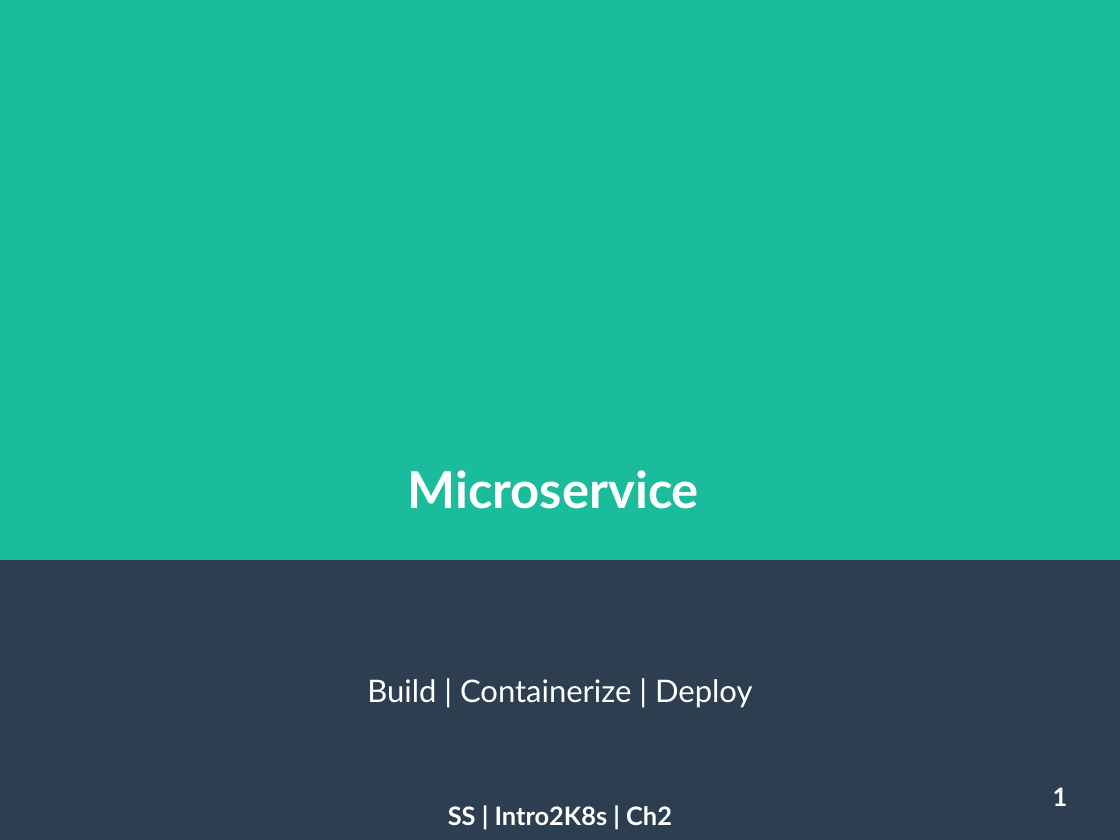
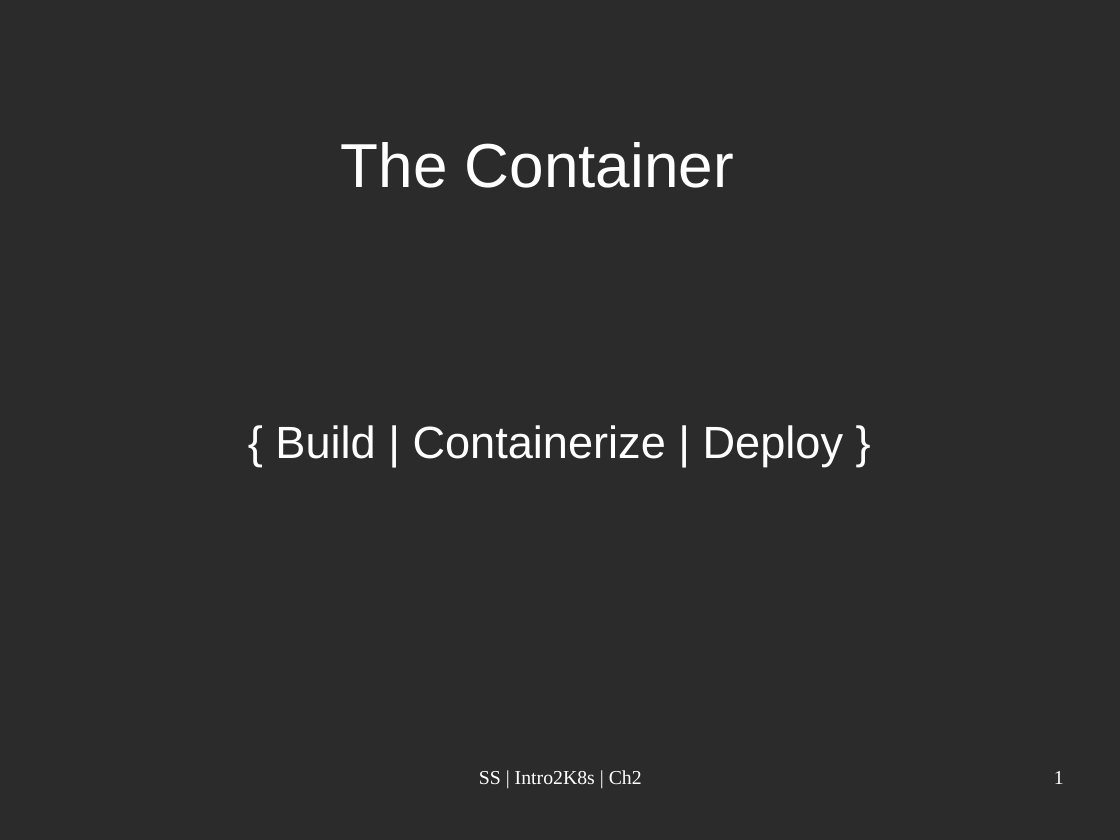
Before and after one commit to sufisalman/intro2k8s, a slide deck: slide 1 of chapter2/concepts/concepts2.odp. Drawn at 1120x840 pixels with LibreOffice and Linux fonts; fonts in the diff are those of the drawing; background and template pictures are left out; a plain dark background stands for a picture behind light text. Boxes give left, top, right and bottom in pixels: in the first picture for what was removed or moved away, otherwise in the second. Text is boxed around its words. In the diff, an @@ line names an element or a change of style, - is before the commit and + after.

```diff
--- a/chapter2/concepts/concepts2.odp
+++ b/chapter2/concepts/concepts2.odp
@@ background #2C3E50 to picture (left out) @@
@@ rectangle removed at <box>0,0,1120,560</box> @@
@@ title added at <box>341,142,734,188</box>, 44 pt, text #FFFFFF @@
+The Container
@@ subtitle at <box>275,425,844,466</box>: text changed; size 22 to 32 pt; font Lato to Arial @@
-Build | Containerize | Deploy
+{ Build | Containerize | Deploy }
@@ title removed at <box>408,470,700,509</box> @@
-Microservice
@@ text "SS | Intro2K8s | Ch2": place and size @@
-text "SS | Intro2K8s | Ch2" at <box>448,806,672,825</box>
+text "SS | Intro2K8s | Ch2" at <box>479,770,642,784</box>
@@ text "SS | Intro2K8s | Ch2" at <box>479,770,642,784</box>: size 18 to 14 pt, font Lato to Times New Roman, bold off @@
@@ page number: place and size @@
-page number at <box>1053,787,1068,806</box>
+page number at <box>1054,771,1064,784</box>
@@ page number at <box>1054,771,1064,784</box>: size 18 to 14 pt, font Lato to Times New Roman, bold off; alignment centre to right; vertical alignment middle to top @@
```
Also in this commit, not shown: 3 other slides changed, 2 slides added, 7 other files.
